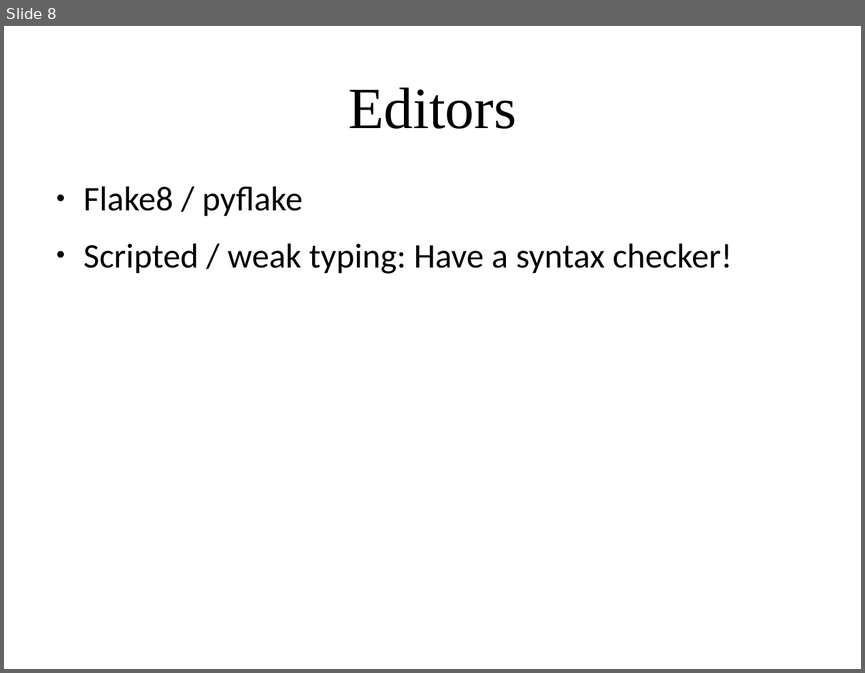
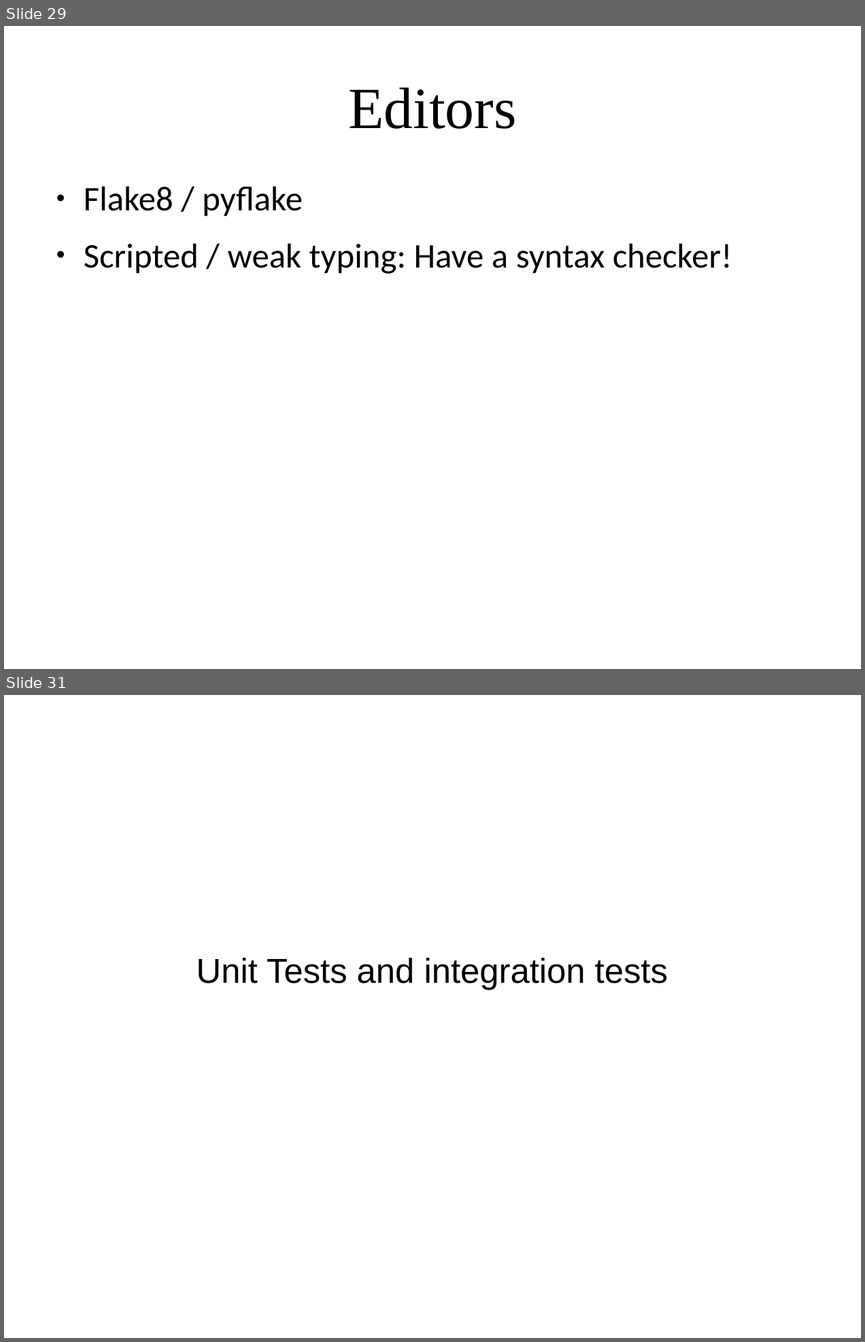
Before and after one commit to amueller/applied_ml_spring_2017, a slide deck: slides/aml-02-012317.odp. Shown one above the other, each under a label of ours: slide 8 before the commit, slides 29 and 31 after it; the slides between them are not shown. The pictures are 865x673 and 865x1342 pixels, drawn with LibreOffice and Linux fonts; fonts in the diff are those of the drawing. Boxes give left, top, right and bottom in pixels: in the first picture for what was removed or moved away, otherwise in the second. Text is boxed around its words. In the diff, an @@ line names an element or a change of style, - is before the commit and + after.

```diff
--- a/slides/aml-02-012317.odp
+++ b/slides/aml-02-012317.odp
@@ slide 31 added at [4,695,861,1338], background #FFFFFF @@
@@ subtitle added at [196,957,668,990], 32 pt, text #000000 @@
+Unit Tests and integration tests
@@ what was slide 8 is now slide 29 @@
```
Also in this commit, not shown: 2 slides changed, 27 other slides added, 2 slides removed.
